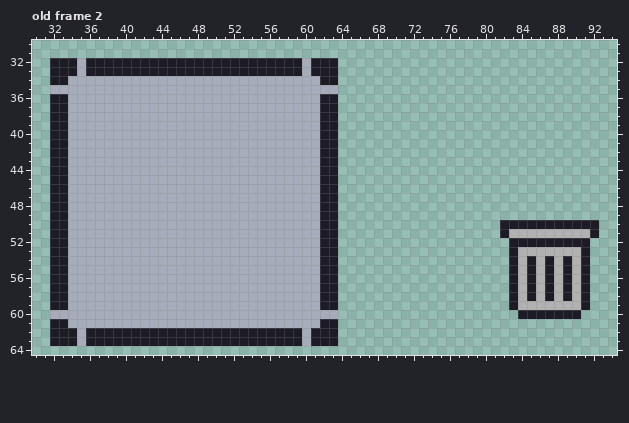
Pixel-art file -- project SpaceTycoon/Aseprite edit/Basic Objects/Closet_UI.aseprite. This is how it looked before the edit.
96x96 pixels, 2 frames. Shown: old frame 2: x 30..94, y 30..64. The commit also changed other frames, which this record leaves out.
And afterwards:
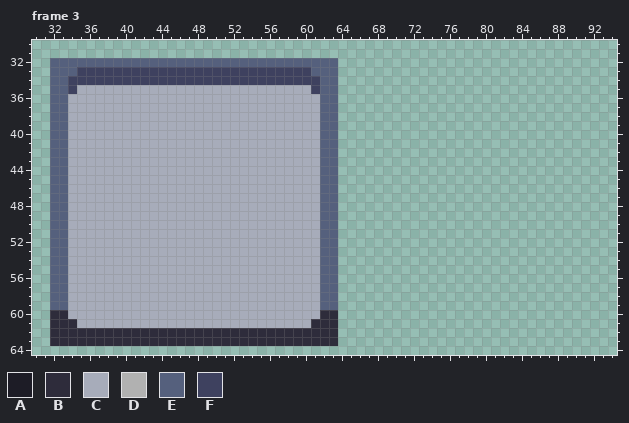
Palette (. is transparent): A #1d1c26  B #2e2c3b  C #a7acba  D #b1b1b1  E #55607d  F #3e415f
A new or re-ordered frame is compared with the old frame closest to it.
The exact change:
frames 2 -> 3
Frame 3 is new; against old frame 2:
Colour A gives way to colour B in row 61 at x 32 to 33 and 62 to 63; in rows 62 to 63 at x 32 to 34, 36 to 59 and 61 to 63.
Colour C gives way to colour B in row 60 at x 32 to 33 and 62 to 63; in row 61 at x 34 and 61; in rows 62 to 63 at x 35 and 60.
Colour A gives way to colour E in row 32 at x 32 to 34, 36 to 59 and 61 to 63; in row 33 at x 32 to 34 and 61 to 63; in row 34 at x 32 to 33 and 62 to 63; in rows 36 to 59 at x 32 to 33 and 62 to 63.
Colour C gives way to colour E in row 32 at x 35 and 60; in row 35 at x 32 to 33 and 62 to 63.
Colour A gives way to colour F in row 33 at x 36 to 59.
Colour C gives way to colour F in row 33 at x 35 and 60; in row 34 at x 34 to 61; in row 35 at x 34 and 61.
The author cleared colour A in row 50 at x 82 to 92; in row 51 at x 82 and 92; in row 52 at x 83 to 91; in row 53 at x 83 and 91; in rows 54 to 58 at x 83, 85, 87, 89 and 91; in row 59 at x 83 and 91.
The author cleared colour A in row 60 at x 84 to 90.
The author cleared colour D in row 51 at x 83 to 91; in row 53 at x 84 to 90; in rows 54 to 58 at x 84, 86, 88 and 90; in row 59 at x 84 to 90.
Pixel boxes of the changes (left, top, right, bottom) in both pictures:
changed: (50, 58, 338, 346)
erased: (500, 220, 599, 319)
